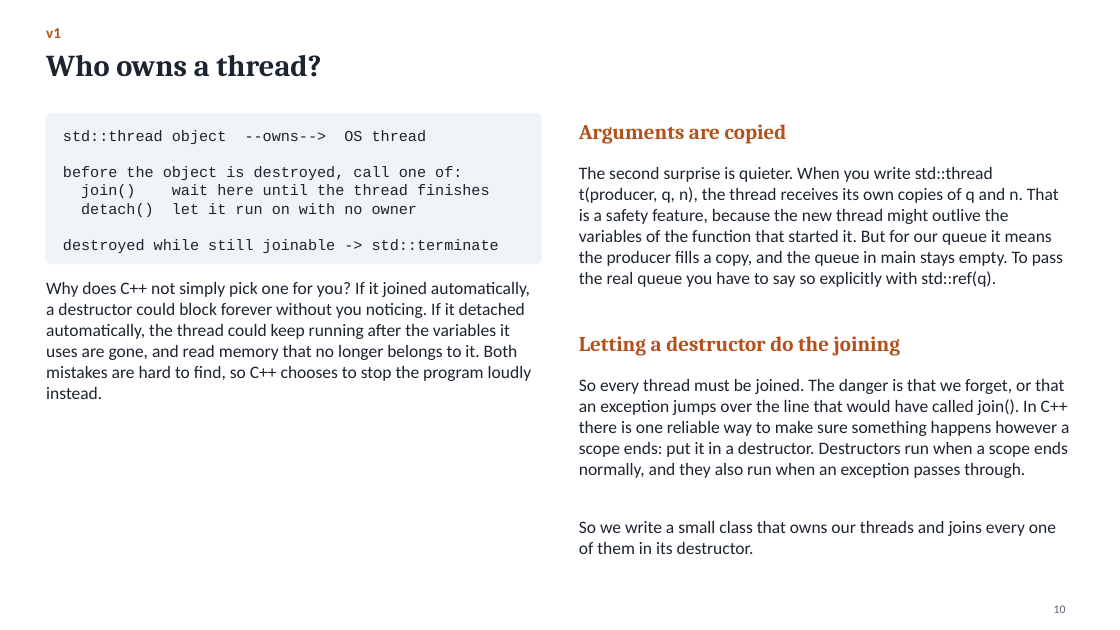
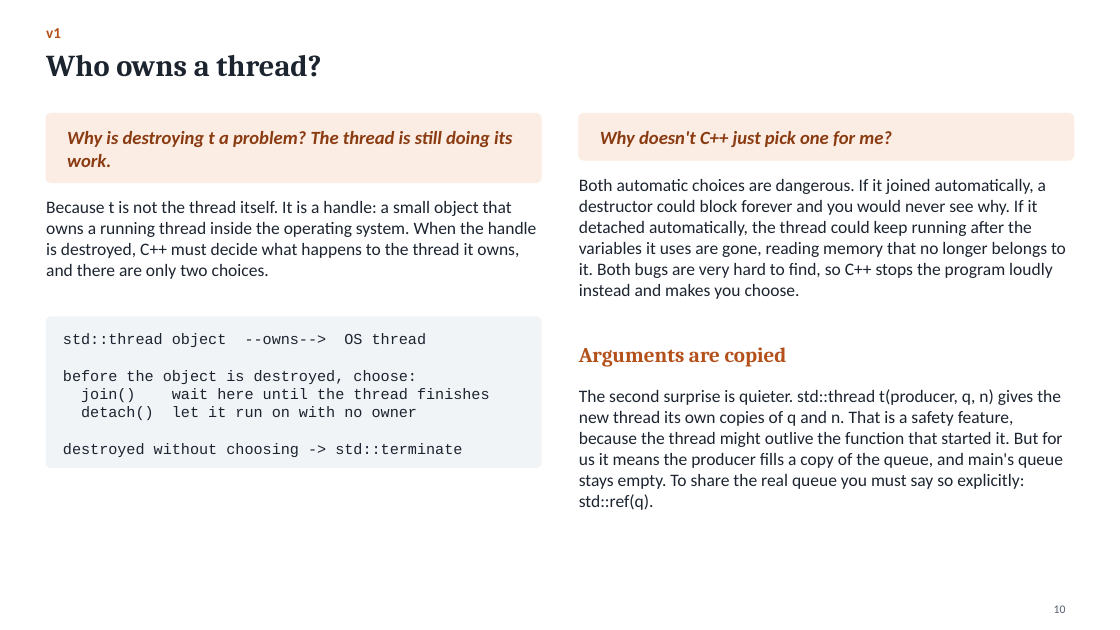
Before and after one commit to Kumarutkarsh9470/Project, a slide deck: slide 10 of Queue_Course.pptx. Drawn at 1120x630 pixels with LibreOffice and Linux fonts; fonts in the diff are those of the drawing. Boxes give left, top, right and bottom in pixels: in the first picture for what was removed or moved away, otherwise in the second. Text is boxed around its words. In the diff, an @@ line names an element or a change of style, - is before the commit and + after.

```diff
--- a/Queue_Course.pptx
+++ b/Queue_Course.pptx
@@ rounded rectangle: place and size @@
-rounded rectangle at <box>46,113,541,264</box>
+rounded rectangle at <box>46,113,541,182</box>
@@ rounded rectangle at <box>46,113,541,182</box>: fill #F1F4F7 to #FBEDE3; outline #F1F4F7 1 pt to #FBEDE3 1 pt; proportions changed @@
@@ rounded rectangle added at <box>579,113,1074,160</box>, fill #FBEDE3, outline #FBEDE3 1 pt @@
@@ text at <box>67,131,512,167</box>: text changed; size 13 to 16 pt; font Courier New to Calibri; text colour #1C2430 to #8A3B12; bold on; italic on @@
-std::thread object --owns--> OS thread
-before the object is destroyed, call one of:
-join() wait here until the thread finishes
-detach() let it run on with no owner
-destroyed while still joinable -> std::terminate
+Why is destroying t a problem? The thread is still doing its work.
@@ text added at <box>600,131,892,147</box>, 16 pt, text #8A3B12, bold, italic @@
+Why doesn't C++ just pick one for me?
@@ text added at <box>579,179,1066,299</box>, 15 pt, text #1C2430 @@
+Both automatic choices are dangerous. If it joined automatically, a destructor could block forever and you would never see why. If it detached automatically, the thread could keep running after the variables it uses are gone, reading memory that no longer belongs to it. Both bugs are very hard to find, so C++ stops the program loudly instead and makes you choose.
@@ text at <box>46,201,537,279</box>: text changed @@
-Why does C++ not simply pick one for you? If it joined automatically, a destructor could block forever without you noticing. If it detached automatically, the thread could keep running after the variables it uses are gone, and read memory that no longer belongs to it. Both mistakes are hard to find, so C++ chooses to stop the program loudly instead.
+Because t is not the thread itself. It is a handle: a small object that owns a running thread inside the operating system. When the handle is destroyed, C++ must decide what happens to the thread it owns, and there are only two choices.
@@ rounded rectangle added at <box>46,317,541,467</box>, fill #F1F4F7, outline #F1F4F7 1 pt @@
@@ text added at <box>63,333,490,457</box>, 13 pt, text #1C2430 @@
+std::thread object --owns--> OS thread
+before the object is destroyed, choose:
+join() wait here until the thread finishes
+detach() let it run on with no owner
+destroyed without choosing -> std::terminate
@@ text "Arguments are copied": place and size @@
-text "Arguments are copied" at <box>579,124,787,144</box>
+text "Arguments are copied" at <box>579,347,787,367</box>
@@ text removed at <box>579,336,900,356</box> @@
-Letting a destructor do the joining
@@ text at <box>579,389,1063,510</box>: text changed @@
-The second surprise is quieter. When you write std::thread t(producer, q, n), the thread receives its own copies of q and n. That is a safety feature, because the new thread might outlive the variables of the function that started it. But for our queue it means the producer fills a copy, and the queue in main stays empty. To pass the real queue you have to say so explicitly with std::ref(q).
+The second surprise is quieter. std::thread t(producer, q, n) gives the new thread its own copies of q and n. That is a safety feature, because the thread might outlive the function that started it. But for us it means the producer fills a copy of the queue, and main's queue stays empty. To share the real queue you must say so explicitly: std::ref(q).
@@ text removed at <box>579,379,1069,478</box> @@
-So every thread must be joined. The danger is that we forget, or that an exception jumps over the line that would have called join(). In C++ there is one reliable way to make sure something happens however a scope ends: put it in a destructor. Destructors run when a scope ends normally, and they also run when an exception passes through.
@@ text removed at <box>579,521,1056,554</box> @@
-So we write a small class that owns our threads and joins every one of them in its destructor.
```
Also in this commit, not shown: 76 other slides changed, 16 slides added, 5 slides removed, 8 other files.
